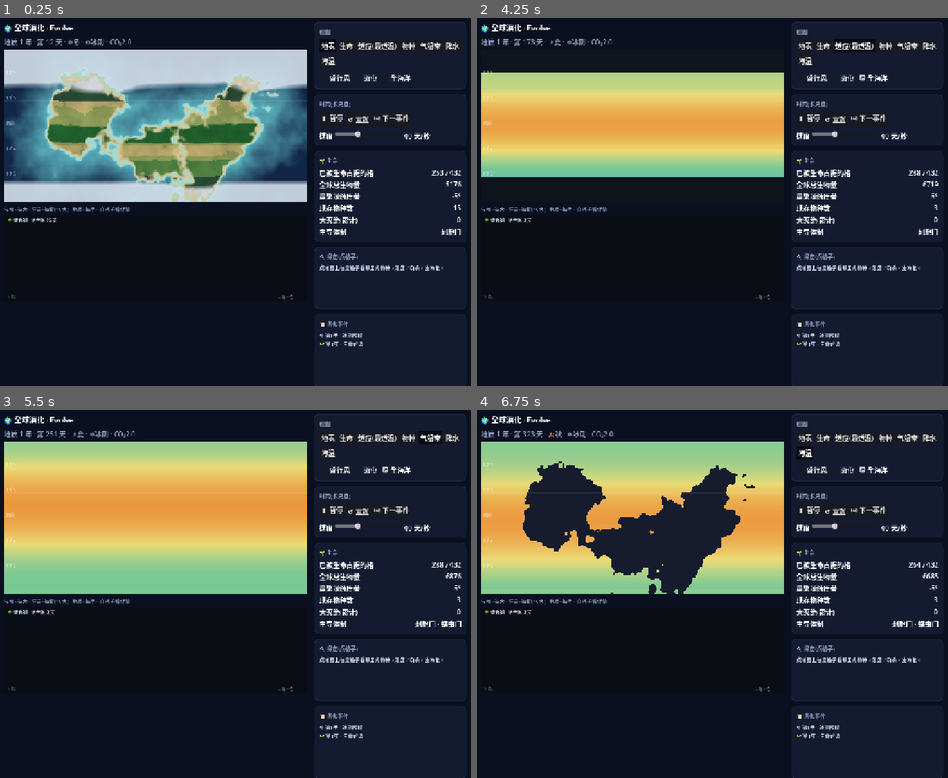
Above: before the commit, frames 1-4 (two rows, left to right).
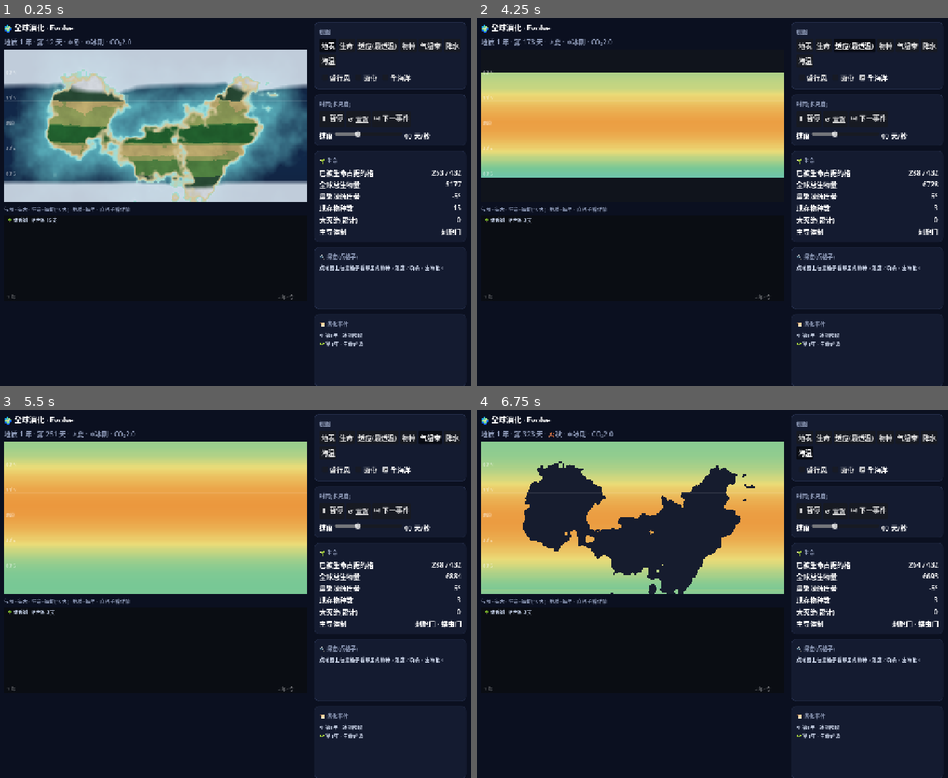
Above: after the commit, the same moments.

Repository: Mass404/survival-model
Game: Godot game, scene res://Main.tscn
Two runs of this game, one before a commit and one after it. Both use one fixed random seed, a clock stepped at 60 frames per second and the inputs below.
Inputs:
- Up to frame 1 (0.25 s): no input
- Up to frame 2 (4.25 s): click "全海洋" at 0.5 s; click "↺ 重置" at 1.25 s; click "地表" at 2 s; click "生命" at 2.75 s; click "适应(最适温)" at 3.5 s
- Up to frame 3 (5.5 s): click "物种" at 4.25 s; click "气温带" at 5 s
- Up to frame 4 (6.75 s): click "降水" at 5.75 s; click "海温" at 6.5 s

The runs differ from the first frame. In frame 1, less than 0.1% of the frame differs, in the area x 97-98%, y 44-46%; in frame 2, 0.1%, in the area x 0-98%, y 43-46%; in frame 3, less than 0.1%; in frame 4, less than 0.1%.

Commit message:
feat: 守恒账本(碳4库闭合+大氧化GOE+氮)搬回Godot
从 world.html 把砍掉的守恒搬回 Godot 网格,第一批=碳氧氮全局守恒:
- 碳从'会凭空增减的恒温器'升级成4库守恒账本(大气globalCO2/海洋ocnC/
  化石fosC/岩石+地幔rockC),所有流都是库间搬运→总量守恒
- 大氧化GOE: 生物碳泵埋藏放O2,先被火山还原气+还原缓冲库globalRed吃,
  库耗尽才阈值式跃升(globalO2)→真实的大氧化形态
- 氮: 固氮↔反硝化两库守恒(atmN2/availN)
- 新增 conscheck.gd headless验证脚本
- 验证(Godot headless): 碳/氮逐年一克不差(漂移1e-11), GOE延迟到第110年
  涌现, 大气CO2基线自稳在2/暗色岩省脉冲跳暖室; validate回归健全性通过
- 先Node数值验证守恒模型(库间转移+GOE)再落GDScript,符合纪律

Co-Authored-By: Claude Opus 4.8 <noreply@anthropic.com>

Diff:
--- /dev/null
+++ b/godot/conscheck.gd
@@ -0,0 +1,37 @@
+extends SceneTree
+# 守恒账本 headless 验证:godot --headless --path godot --script res://conscheck.gd
+# spinUp + 跑 N 年,验证碳总量、氮总量逐年一克不差(库间只搬运),且大氧化 O2 涌现。
+const Sim = preload("res://sim/World.gd")
+
+func _initialize() -> void:
+	var w = Sim.new()
+	w.spinUp()
+	var c0: float = w.globalCO2 + w.ocnC + w.fosC + w.rockC
+	var n0: float = w.atmN2 + w.availN
+	print("spin-up 后  总碳 %.6f  总氮 %.6f" % [c0, n0])
+	var day := 0
+	var goe := -1
+	for step in 120 * Sim.YEAR:
+		w.stepDay(day % Sim.YEAR)
+		if day % 10 == 0: w.stepLife(10.0)
+		if day % Sim.YEAR == 0:
+			w.stepGeo()
+			if goe < 0 and w.globalO2 > 1.0: goe = w.geoT
+			if w.geoT % 20 == 0:
+				var ct: float = w.globalCO2 + w.ocnC + w.fosC + w.rockC
+				var nt: float = w.atmN2 + w.availN
+				print("  第%3d年  总碳 %.6f  总氮 %.6f | 大气CO2 %.2f  O2 %.2f  还原库 %.0f  化石 %.1f" % [w.geoT, ct, nt, w.globalCO2, w.globalO2, w.globalRed, w.fosC])
+		day += 1
+	var c1: float = w.globalCO2 + w.ocnC + w.fosC + w.rockC
+	var n1: float = w.atmN2 + w.availN
+	print("================ 守恒账本验证 ================")
+	print("碳: 初 %.6f → 末 %.6f" % [c0, c1]); print("   碳漂移 = ", c1 - c0)
+	print("氮: 初 %.6f → 末 %.6f" % [n0, n1]); print("   氮漂移 = ", n1 - n0)
+	var cok: bool = absf(c1 - c0) < 1e-4
+	var nok: bool = absf(n1 - n0) < 1e-4
+	var goeok: bool = w.globalO2 > 1.0
+	print("碳守恒: %s" % ("✅ 一克不差" if cok else "❌ 漂了"))
+	print("氮守恒: %s" % ("✅ 一克不差" if nok else "❌ 漂了"))
+	if goeok: print("大氧化: ✅ O2 跃升到 %.1f(GOE@第%d年,还原库已耗到 %.0f)" % [w.globalO2, goe, w.globalRed])
+	else: print("大氧化: O2 仍压在 %.2f(还原库 %.0f,需调参或跑更久)" % [w.globalO2, w.globalRed])
+	quit(0 if (cok and nok) else 1)
--- a/godot/sim/World.gd
+++ b/godot/sim/World.gd
@@ -106,6 +106,22 @@
 const bioK := 0.1
 const VPULSE_T := 40
 const VPULSE_A := 3.0
+# —— 守恒账本(从 world.html 搬:碳 4 库闭合 + 大氧化 GOE + 氮两库)。总量只在库间搬,守恒 ——
+var ocnC: float = 2.0       # 海洋溶解碳库
+var fosC: float = 0.0       # 化石/沉积有机碳库
+var rockC: float = 10000.0  # 岩石+地幔碳库(火山源/风化汇)
+const seaExK := 0.05        # 海气碳交换率
+const buryK := 0.05         # 生物碳泵:净埋藏率(大气→化石,放等量 O₂)。温和→火山≈风化+埋藏,大气CO2自稳
+const foxCK := 0.002        # 化石出露氧化率(→大气)
+var globalO2: float = 0.0   # 大气 O₂(%)
+var globalRed: float = 4.0  # 还原缓冲库(海洋Fe²⁺/火山还原气)→压住早期 O₂,耗尽才 GOE
+const o2ResupD := 0.02      # 火山还原气补给(当场吃 O₂)
+const o2RespK := 0.02       # 净耗氧
+const redSupK := 0.01       # 还原物持续补给
+var atmN2: float = 1000.0   # 大气 N₂ 库
+var availN: float = 2.0     # 可用氮(生物可取)
+const nfixGK := 0.05        # 固氮率(N₂→可用)
+const denitGK := 0.03       # 反硝化率(可用→N₂,缺氧强)
 
 var geoT := 0
 
@@ -440,12 +456,28 @@
 func carbonStep() -> void:
 	var bio := 0.0
 	for k in SZ: bio += N[k]
-	var ghouse := cGhouse * (globalCO2 - CO2ref)
-	var warm := clampf(1.0 + 0.06 * ghouse, 0.4, 2.5)
-	var src := volcOut + (VPULSE_A if (geoT > 0 and geoT % VPULSE_T == 0) else 0.0)
-	var weather := weatherK * (globalCO2 / CO2ref) * warm
-	var pump := bioK * clampf(bio / 5000.0, 0.0, 1.5)
-	globalCO2 = max(0.1, globalCO2 + src - weather - pump)
+	# 碳:4 库(大气 globalCO2 / 海洋 ocnC / 化石 fosC / 岩石+地幔 rockC)间只搬运,总量守恒
+	rockC -= volcOut; globalCO2 += volcOut                                       # 火山:岩石/地幔→大气
+	var pulse: float = VPULSE_A if (geoT > 0 and geoT % VPULSE_T == 0) else 0.0
+	rockC -= pulse; globalCO2 += pulse                                           # 暗色岩省脉冲(也从岩石库)
+	var tempf := clampf(1.0 + 0.06 * (globalCO2 - CO2ref), 0.4, 3.0)             # 暖→风化快(碳硅酸盐恒温器负反馈)
+	var wq: float = min(globalCO2, weatherK * (globalCO2 / CO2ref) * tempf)
+	globalCO2 -= wq; rockC += wq                                                 # 风化:大气→岩石(碳酸盐埋藏)
+	var dOcn := seaExK * (globalCO2 - ocnC); globalCO2 -= dOcn; ocnC += dOcn     # 海气交换:趋平衡
+	var bury: float = min(globalCO2, buryK * clampf(bio / 5000.0, 0.0, 2.0))
+	globalCO2 -= bury; fosC += bury                                              # 生物碳泵(∝生物量):大气→化石,放 O₂
+	var oxid := foxCK * fosC; fosC -= oxid; globalCO2 += oxid                    # 化石出露氧化:化石→大气
+	# 氧(GOE):净埋藏有机碳=放等量 O₂;先被火山还原气 + 还原缓冲库吃,库耗尽才阈值式跃升
+	var avail := bury
+	var byGas: float = min(avail, o2ResupD); avail -= byGas
+	var byRed: float = min(avail, globalRed * 0.02); avail -= byRed; globalRed = max(0.0, globalRed - byRed)
+	globalO2 = clampf(globalO2 + avail - o2RespK * globalO2, 0.0, 21.0)
+	globalRed = min(500.0, globalRed + redSupK)                                  # 火山持续补还原物
+	# 氮:固氮(N₂→可用)↔反硝化(可用→N₂,缺氧强),两库守恒
+	var anox := clampf(1.0 - globalO2 / 5.0, 0.0, 1.0)
+	var fix: float = nfixGK * clampf(bio / 5000.0, 0.0, 1.0) * clampf(1.0 - availN / 5.0, 0.0, 1.0)
+	atmN2 -= fix; availN += fix
+	var den := denitGK * availN * anox; availN -= den; atmN2 += den
 
 func stepGeo() -> void:
 	geoT += 1
@@ -490,4 +522,5 @@
 	phylo = []; nextSp = 1; extEMA = 1.0; massExt = []
 	events = []; _seen_life = false; _in_ice = false; _in_warm = false
 	MOC = 1.0; geoT = 0; climCool = 0.0; globalCO2 = 2.0
+	ocnC = 2.0; fosC = 0.0; rockC = 10000.0; globalO2 = 0.0; globalRed = 4.0; atmN2 = 1000.0; availN = 2.0
 	for d in 3 * YEAR: stepDay(d % YEAR)
